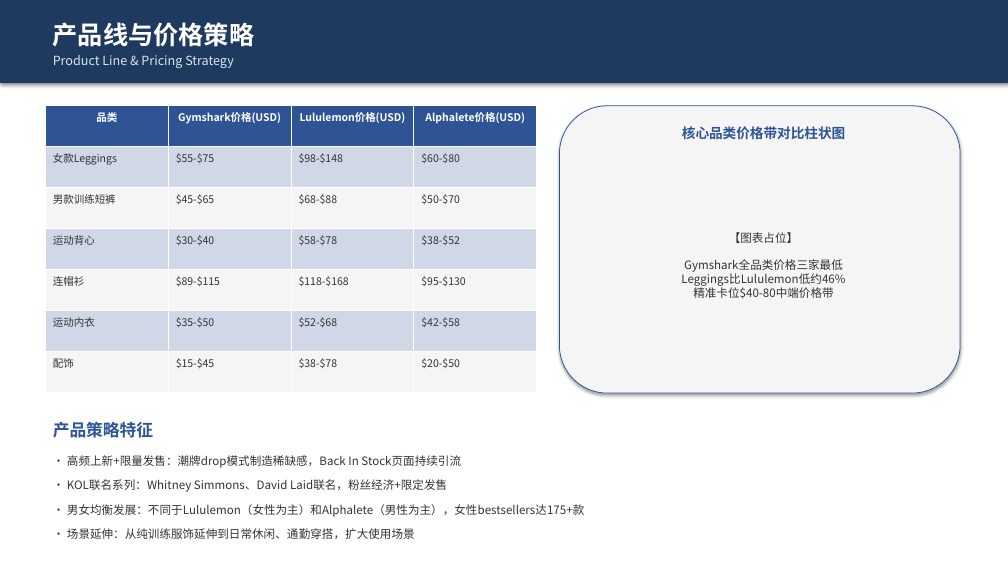
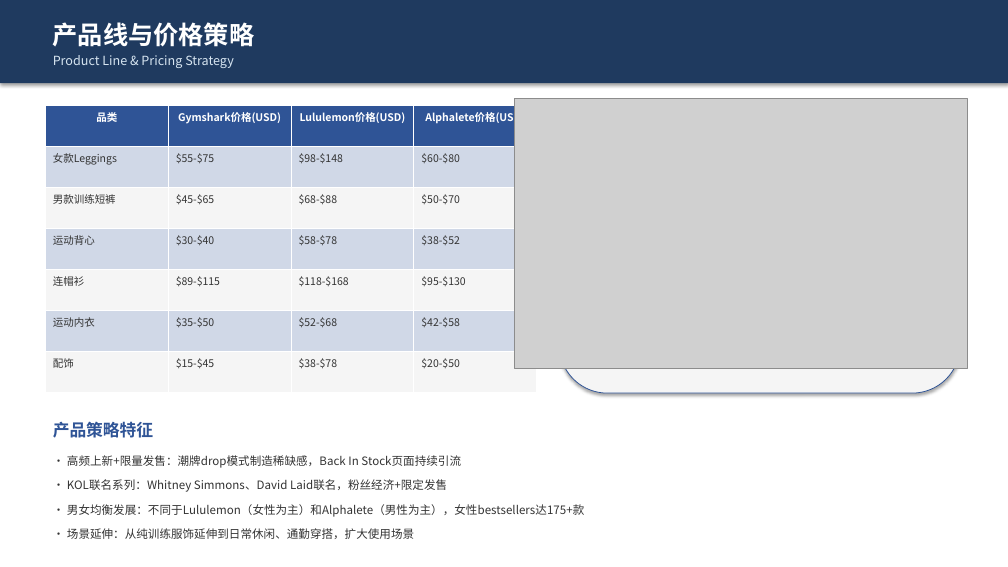
Before and after one commit to wdnmdlgb/Gymshark-Brand-Research, a slide deck: slide 5 of report/Gymshark品牌深度研究报告.pptx. Drawn at 1008x567 pixels with LibreOffice and Linux fonts; fonts in the diff are those of the drawing; grey boxes stand for pictures. Boxes give left, top, right and bottom in pixels: in the first picture for what was removed or moved away, otherwise in the second. Text is boxed around its words. In the diff, an @@ line names an element or a change of style, - is before the commit and + after.

Commit message:
Add interactive ECharts visualizations, chart PNGs, and update PPT with embedded charts
- Add 3 interactive ECharts HTML charts (radar/bar/pie) in charts/
- Add 3 chart PNG images in materials/
- Update PPT with embedded charts replacing placeholders
- Add chart generation script
- Update README with charts directory structure

```diff
--- a/report/Gymshark品牌深度研究报告.pptx
+++ b/report/Gymshark品牌深度研究报告.pptx
@@ picture added at (x1=514, y1=98, x2=968, y2=368) @@
@@ text removed at (x1=682, y1=126, x2=845, y2=139) @@
-核心品类价格带对比柱状图
@@ text removed at (x1=681, y1=232, x2=845, y2=299) @@
-【图表占位】
-Gymshark全品类价格三家最低
-Leggings比Lululemon低约46%
-精准卡位$40-80中端价格带
```
Also in this commit, not shown: 2 other slides changed, 8 other files.
